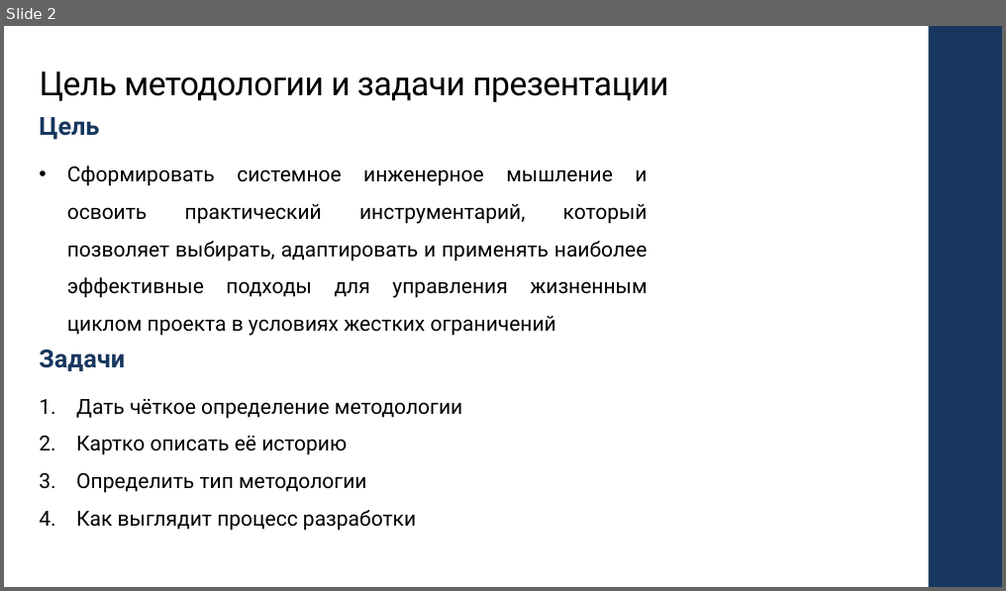
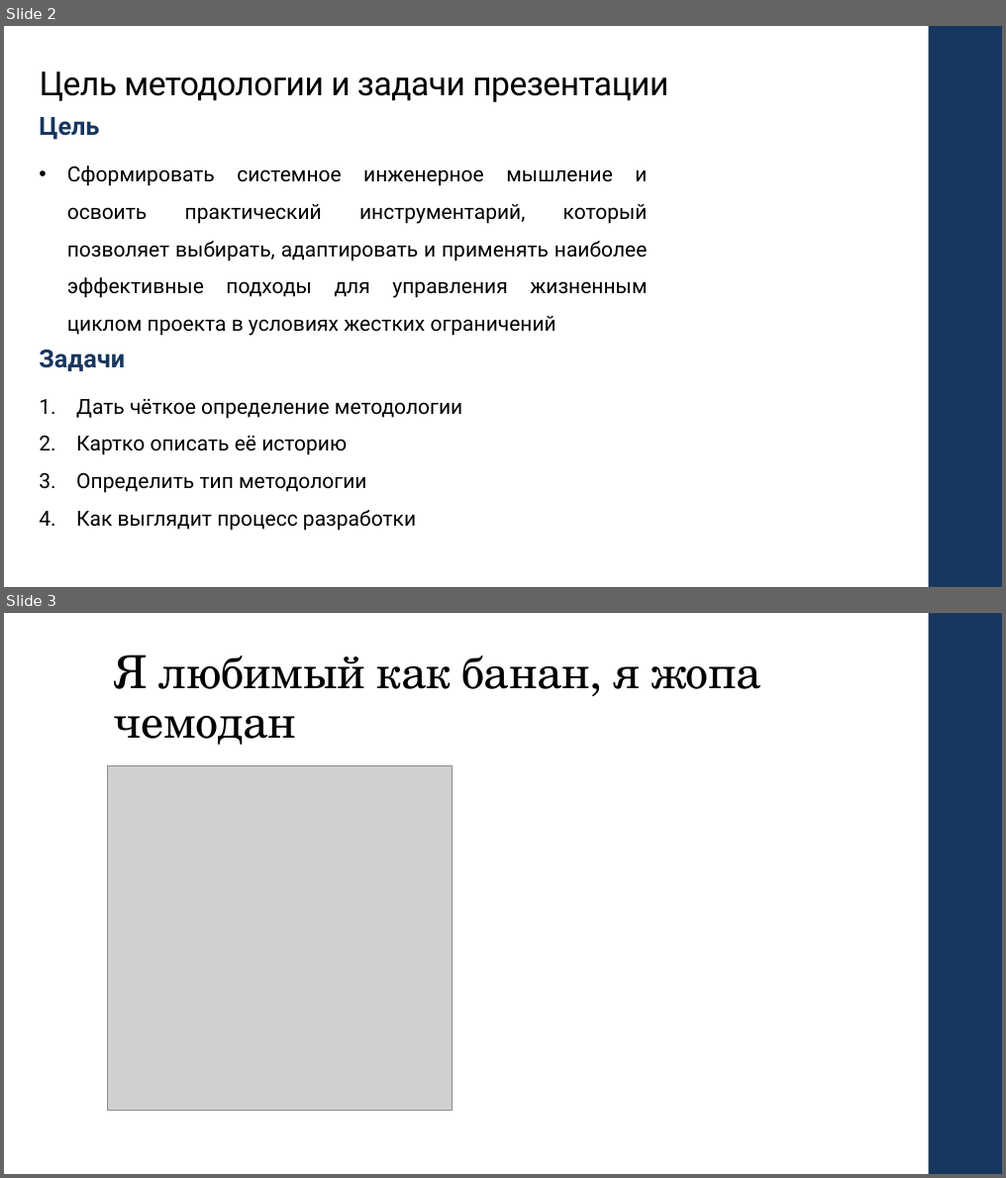
Before and after one commit to sempstybi-hub/tests, a slide deck: Sergey.pptx. Shown one above the other, each under a label of ours: slide 2 before the commit, slides 2 and 3 after it. The pictures are 1006x591 and 1006x1178 pixels, drawn with LibreOffice and Linux fonts; fonts in the diff are those of the drawing; grey boxes stand for pictures. Boxes give left, top, right and bottom in pixels: in the first picture for what was removed or moved away, otherwise in the second. Text is boxed around its words. In the diff, an @@ line names an element or a change of style, - is before the commit and + after.

Commit message:
update from app 2026-09-12 10:41:27

```diff
--- a/Sergey.pptx
+++ b/Sergey.pptx
@@ slide 3 added at box(4, 613, 1002, 1174), background #FFFFFF; not listed: 1 template element that a slide beside it also shows @@
@@ title added at box(115, 655, 761, 745), 44 pt, text #000000 @@
+Я любимый как банан, я жопа чемодан
@@ picture added at box(107, 766, 451, 1111) @@
```
Also in this commit, not shown: 1 slide removed.
